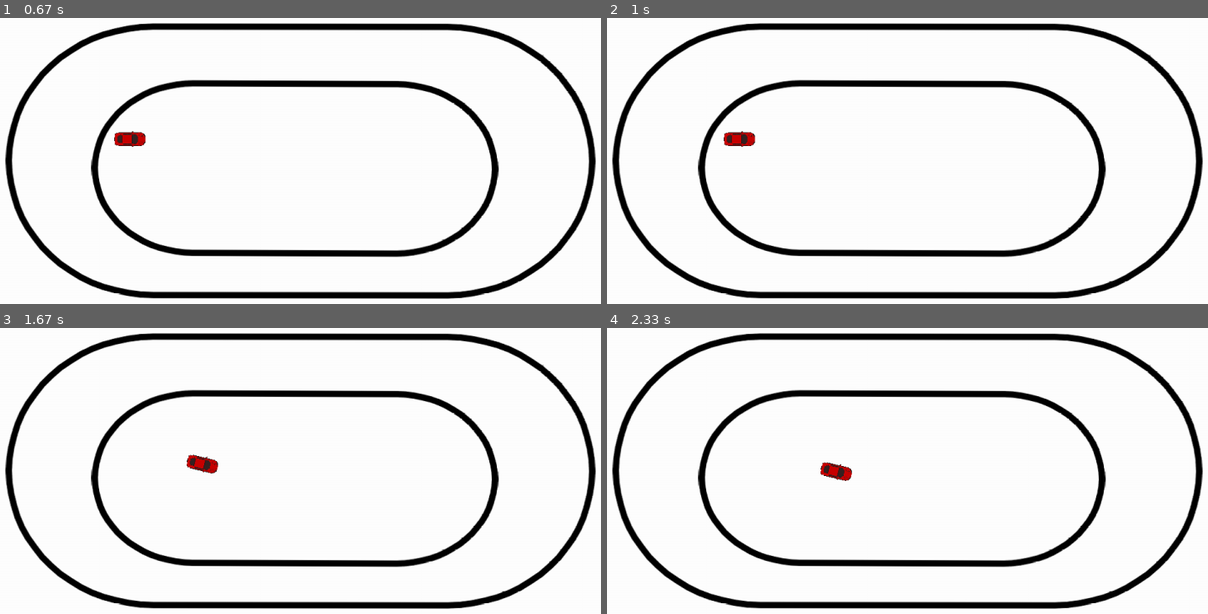
Above: before the commit, frames 1-4 (two rows, left to right).
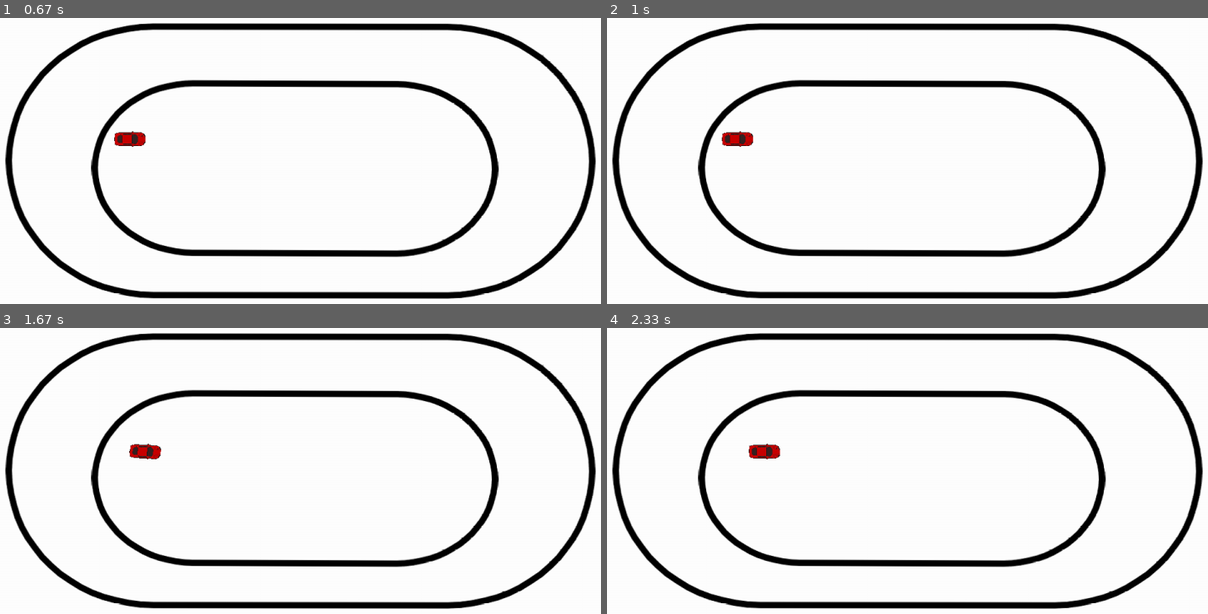
Above: after the commit, the same moments.

Repository: marcroy898/RLSimulation
Game: pygame game, started from main.py
The game is run twice, just before and just after one commit, with the same random seed, the same clock (stepped at 60 frames per second) and the same inputs.
Inputs:
- Up to frame 1 (0.67 s): hold D from 0.33 s (still down)
- Up to frame 2 (1 s): release D at 0.8 s; hold W from 0.83 s (still down)
- Up to frame 3 (1.67 s): release W at 1.3 s; hold D from 1.33 s (still down)
- Up to frame 4 (2.33 s): release D at 1.8 s; hold A from 1.83 s (still down)

Frame 1 is identical in both runs. In frame 2, 0.1% of the frame differs, in the area x 19-25%, y 39-46%; in frame 3, 0.5%, in the area x 21-37%, y 40-51%; in frame 4, 0.5%.

Commit message:
small changes

Diff:
--- a/car.py
+++ b/car.py
@@ -24,7 +24,7 @@
         self.rect = self.image.get_rect()
         self.rect.center = (x, y)
 
-    def car_ode(self, state, u1, u2, dt):
+    def car_ode(self, state, u1, u2):
         lf = 1
         lr = 1
         x = state[0]
@@ -32,9 +32,9 @@
         v = state[2]
         angle = state[3]
         beta = math.atan(lr / (lf + lr) * math.tan(radians(u2)))
-        dx = v * math.cos(radians(angle) + beta) * dt
-        dy = v * math.sin(radians(angle) + beta) * dt
-        dheading = v / lr * math.sin(beta) * dt
+        dx = v * math.cos(radians(angle) + beta)
+        dy = v * math.sin(radians(angle) + beta)
+        dheading = v / lr * math.sin(beta)
 
         #Bound
         if abs(v) >= MAX_SPEED:
@@ -44,10 +44,10 @@
 
         #Friction
         if u1 == 0 and v  > 0:
-            dv = -FRICTION * dt
+            dv = -FRICTION
 
         if u1 == 0 and v  < 0:
-            dv = FRICTION * dt
+            dv = FRICTION
 
         return [dx, dy, dv, dheading]
 
@@ -66,16 +66,18 @@
         #Movement
         self.acceleration = 0
         if pressed[pygame.K_w]:
-            self.acceleration = ACCELERATION_CONSTANT * dt
+            self.acceleration = ACCELERATION_CONSTANT
 
         if pressed[pygame.K_s]:
-            self.acceleration = -ACCELERATION_CONSTANT * dt
+            self.acceleration = -ACCELERATION_CONSTANT
 
         #Car ode
-        [dx, dy, dv, dheading] = self.car_ode(self.state, self.acceleration, self.steering, dt)
-        self.state = [self.state[0] + dx, self.state[1] - dy, self.state[2] + dv, self.state[3] + dheading] #Subtract from y since top corner is Y=0
+        [dx, dy, dv, dheading] = self.car_ode(self.state, self.acceleration, self.steering)
+        self.state = [self.state[0] + dx*dt, self.state[1] - dy*dt, self.state[2] + dv*dt, self.state[3] + dheading*dt] #Subtract from y since top corner is Y=0
 
         #Rotate car image
         self.heading = self.state[3]
         if self.steering != 0:
             self.rotate_sequence()
+
+        print(self.state)
--- a/config_var.py
+++ b/config_var.py
@@ -1,7 +1,7 @@
 #Car Constants
-FRICTION = 250
-MAX_SPEED = 5000
-ACCELERATION_CONSTANT = 500
+FRICTION = 25
+MAX_SPEED = 300
+ACCELERATION_CONSTANT = 100
 
 #Track constants
 CURRENT_TRACK = 'Assets/Track2.png'
--- a/main.py
+++ b/main.py
@@ -4,6 +4,7 @@
 from track import Track
 from math import *
 import numpy as np
+import time
 
 class Game:
     def __init__(self):
@@ -26,6 +27,7 @@
                 if event.type == pygame.QUIT:
                     running = False
             #Timestep
+            t = time.time()
             dt = self.clock.tick(60)
             dt /= 1000 #Convert ms -> sec
             #Game rendering
@@ -39,3 +41,23 @@
 
 pygame.init()
 Game().game_loop()
+
+#
+# # State
+# - collision
+# - distance to reference lane
+# - velocity
+# - orientation
+#
+# # Actions
+# - Turn 25 degrees clockwise
+# - Turn 25 degrees counter-clockwise
+# - do not turn
+# - acc
+# - -acc
+# - do not acc
+#
+# # Rewards
+# - -5 If the car collides with walls
+# - -0.1: If the car got farther away from the reference lane
+# - 0.1: If the car got closer to the reference lane
Not shown, changed: .gitignore
